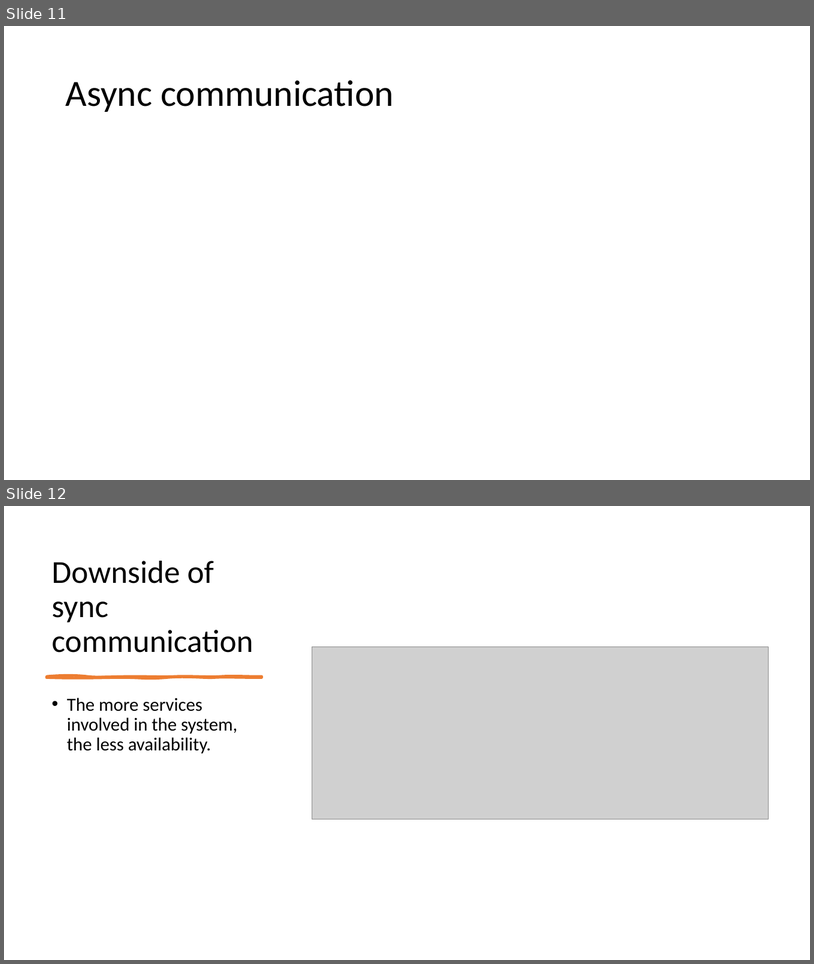
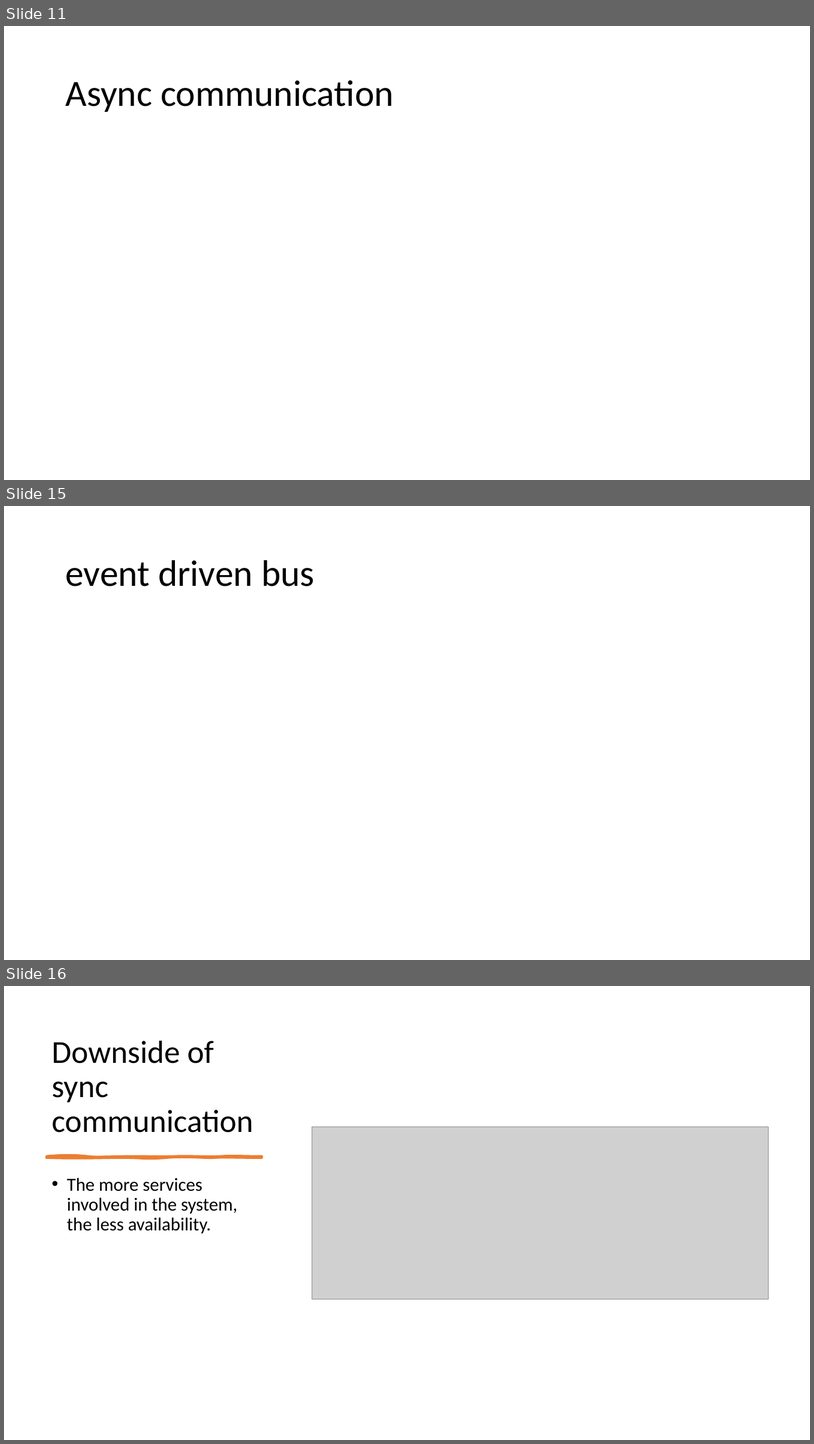
Before and after one commit to lordmonkey42/myreports, a slide deck: Communication between microservices.pptx. Shown one above the other, each under a label of ours: slides 11 and 12 before the commit, slides 11, 15 and 16 after it; the slides between them are not shown. The pictures are 814x964 and 814x1444 pixels, drawn with LibreOffice and Linux fonts; fonts in the diff are those of the drawing; grey boxes stand for pictures. Boxes give left, top, right and bottom in pixels: in the first picture for what was removed or moved away, otherwise in the second. Text is boxed around its words. In the diff, an @@ line names an element or a change of style, - is before the commit and + after.

```diff
--- a/Communication between microservices.pptx
+++ b/Communication between microservices.pptx
@@ slide 15 added at [4, 506, 810, 960], background #FFFFFF @@
@@ title added at [65, 560, 315, 586], 44 pt, text #000000 @@
+event driven bus
@@ what was slide 12 is now slide 16 @@
```
Also in this commit, not shown: 3 other slides added.
